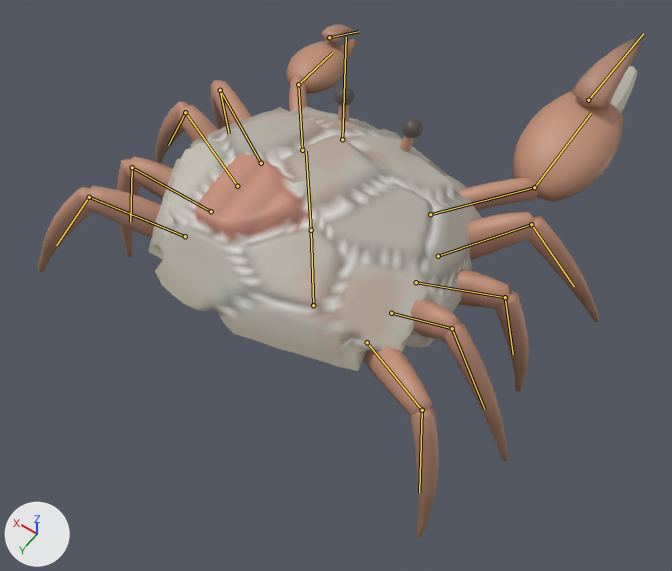
The glTF model assets/creatures/reef_crab/reef_crab.glb as it was, and as the next commit left it.
Before and after are seen from a camera (50 mm lens) standing at (-1.2, 1.55, 2.64) and looking at (-0.08, -0.03, 0.16). Arrows for +X, +Y and +Z are at lower left; the lights stay in place. The picture after the commit comes second. Both versions are drawn at frame 11 of the action 'attack'; the numbers are the values there. The bones that change, and the others that lie on the model, are drawn over the model as lines.

Objects in the first picture: 'reef_crab'.
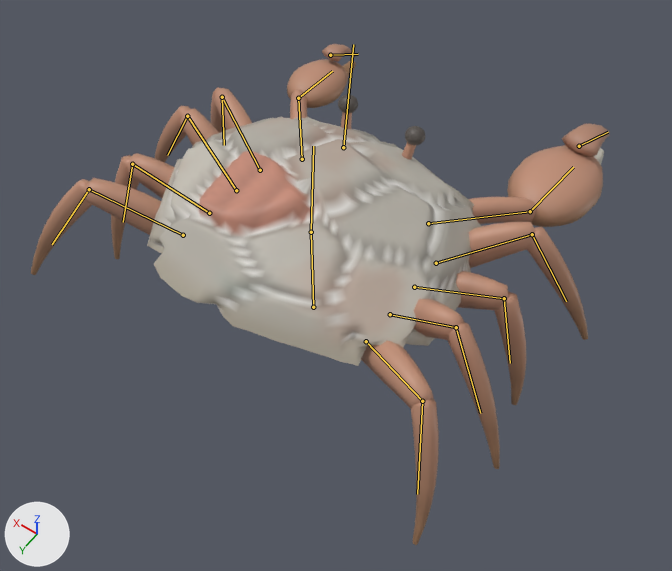
Boxes (x1, y1, x2, y2) around the edits, measured in the pictures (672 x 571 px):
'reef_crab', posed: before (38, 25, 642, 538); after (31, 44, 610, 545)
bone 'root', root to tip: before (313, 305) to (311, 230); after (313, 307) to (311, 232)
bone 'body', root to tip: before (311, 230) to (306, 151); after (311, 232) to (313, 146)
bone 'leg_l0_a', root to tip: before (261, 163) to (220, 90); after (260, 170) to (222, 97)
bone 'leg_l1_a', root to tip: before (237, 186) to (185, 112); after (236, 190) to (187, 116)
bone 'leg_l2_a', root to tip: before (211, 211) to (132, 167); after (209, 213) to (132, 164)
bone 'leg_l3_a', root to tip: before (185, 236) to (89, 197); after (183, 235) to (89, 189)
bone 'leg_r0_a', root to tip: before (438, 256) to (531, 224); after (436, 263) to (532, 234)
bone 'leg_r1_a', root to tip: before (416, 282) to (505, 297); after (414, 287) to (504, 298)
bone 'leg_r2_a', root to tip: before (391, 313) to (452, 328); after (390, 314) to (456, 327)
bone 'leg_r3_a', root to tip: before (367, 342) to (422, 410); after (366, 341) to (422, 401)
bone 'crusher_arm', root to tip: before (430, 214) to (534, 187); after (428, 223) to (530, 211)
bone 'crusher_finger', root to tip: before (588, 100) to (643, 33); after (579, 146) to (608, 132)

Diff of the bpy script that builds the scene:
```diff
--- a/assets/creatures/reef_crab/reef_crab.glb.py
+++ b/assets/creatures/reef_crab/reef_crab.glb.py
@@ bone_root @@
 bone_root = bpy.data.objects['Armature'].pose.bones['root']
-bone_root.location = (0.0, 0.015, 0.0)
+bone_root.location = (0.0, 0.006, 0.0)
@@ bone_body @@
 bone_body = bpy.data.objects['Armature'].pose.bones['body']  # child of 'root'
-bone_body.rotation_quaternion = (1.0, -0.017, 0.0, 0.0)  # degrees (-2, 0, 0)
+bone_body.rotation_quaternion = (0.999, 0.035, 0.0, 0.0)  # degrees (4, 0, 0)
@@ bone_leg_l0_a @@
 bone_leg_l0_a = bpy.data.objects['Armature'].pose.bones['leg_l0_a']  # child of 'body'
-bone_leg_l0_a.rotation_quaternion = (0.997, -0.067, -0.034, -0.036)  # degrees (-8, -4, -4)
+bone_leg_l0_a.rotation_quaternion = (0.998, -0.054, -0.027, -0.029)  # degrees (-6, -3, -3)
@@ bone_leg_l1_a @@
 bone_leg_l1_a = bpy.data.objects['Armature'].pose.bones['leg_l1_a']  # child of 'body'
-bone_leg_l1_a.rotation_quaternion = (0.997, 0.073, 0.012, 0.039)  # degrees (8, 1, 5)
+bone_leg_l1_a.rotation_quaternion = (0.998, 0.058, 0.009, 0.031)  # degrees (7, 1, 4)
@@ bone_leg_l2_a @@
 bone_leg_l2_a = bpy.data.objects['Armature'].pose.bones['leg_l2_a']  # child of 'body'
-bone_leg_l2_a.rotation_quaternion = (0.997, -0.072, 0.016, -0.039)  # degrees (-8, 1, -5)
+bone_leg_l2_a.rotation_quaternion = (0.998, -0.058, 0.012, -0.031)  # degrees (-7, 1, -4)
@@ bone_leg_l3_a @@
 bone_leg_l3_a = bpy.data.objects['Armature'].pose.bones['leg_l3_a']  # child of 'body'
-bone_leg_l3_a.rotation_quaternion = (0.997, 0.066, -0.037, 0.035)  # degrees (7, -5, 4)
+bone_leg_l3_a.rotation_quaternion = (0.998, 0.053, -0.03, 0.028)  # degrees (6, -4, 3)
@@ bone_leg_r0_a @@
 bone_leg_r0_a = bpy.data.objects['Armature'].pose.bones['leg_r0_a']  # child of 'body'
-bone_leg_r0_a.rotation_quaternion = (0.997, 0.067, -0.034, -0.036)  # degrees (8, -4, -4)
+bone_leg_r0_a.rotation_quaternion = (0.998, 0.054, -0.027, -0.029)  # degrees (6, -3, -3)
@@ bone_leg_r1_a @@
 bone_leg_r1_a = bpy.data.objects['Armature'].pose.bones['leg_r1_a']  # child of 'body'
-bone_leg_r1_a.rotation_quaternion = (0.997, -0.073, 0.012, 0.039)  # degrees (-8, 2, 4)
+bone_leg_r1_a.rotation_quaternion = (0.998, -0.058, 0.009, 0.031)  # degrees (-7, 1, 4)
@@ bone_leg_r2_a @@
 bone_leg_r2_a = bpy.data.objects['Armature'].pose.bones['leg_r2_a']  # child of 'body'
-bone_leg_r2_a.rotation_quaternion = (0.997, 0.072, 0.016, -0.039)  # degrees (8, 2, -4)
+bone_leg_r2_a.rotation_quaternion = (0.998, 0.058, 0.012, -0.031)  # degrees (7, 2, -3)
@@ bone_leg_r3_a @@
 bone_leg_r3_a = bpy.data.objects['Armature'].pose.bones['leg_r3_a']  # child of 'body'
-bone_leg_r3_a.rotation_quaternion = (0.997, -0.066, -0.037, 0.035)  # degrees (-8, -4, 4)
+bone_leg_r3_a.rotation_quaternion = (0.998, -0.053, -0.03, 0.028)  # degrees (-6, -3, 3)
@@ bone_crusher_arm @@
 bone_crusher_arm = bpy.data.objects['Armature'].pose.bones['crusher_arm']  # child of 'body'
-bone_crusher_arm.rotation_quaternion = (0.982, 0.098, 0.101, -0.085)  # degrees (10, 12, -9)
+bone_crusher_arm.rotation_quaternion = (0.996, -0.024, -0.024, -0.008)  # degrees (-3, -3, -1)
@@ bone_crusher_finger @@
 bone_crusher_finger = bpy.data.objects['Armature'].pose.bones['crusher_finger']  # child of 'crusher_hand'
-bone_crusher_finger.rotation_quaternion = (0.991, -0.125, 0.0, 0.0)  # degrees (-14, 0, 0)
+bone_crusher_finger.rotation_quaternion = (0.999, -0.019, 0.0, 0.0)  # degrees (-2, 0, 0)
```
